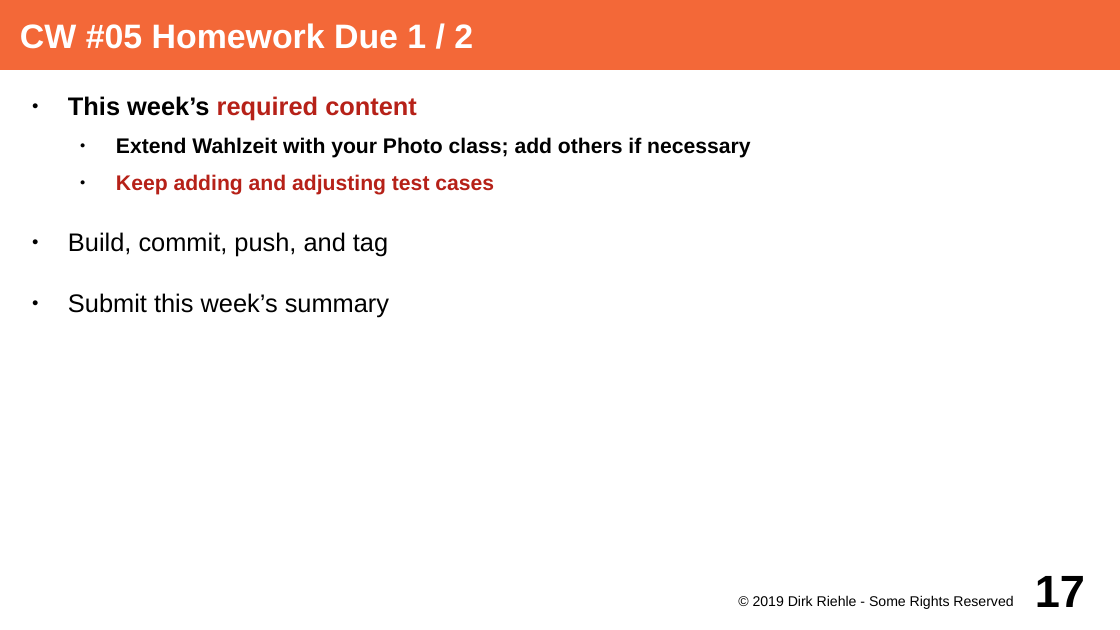
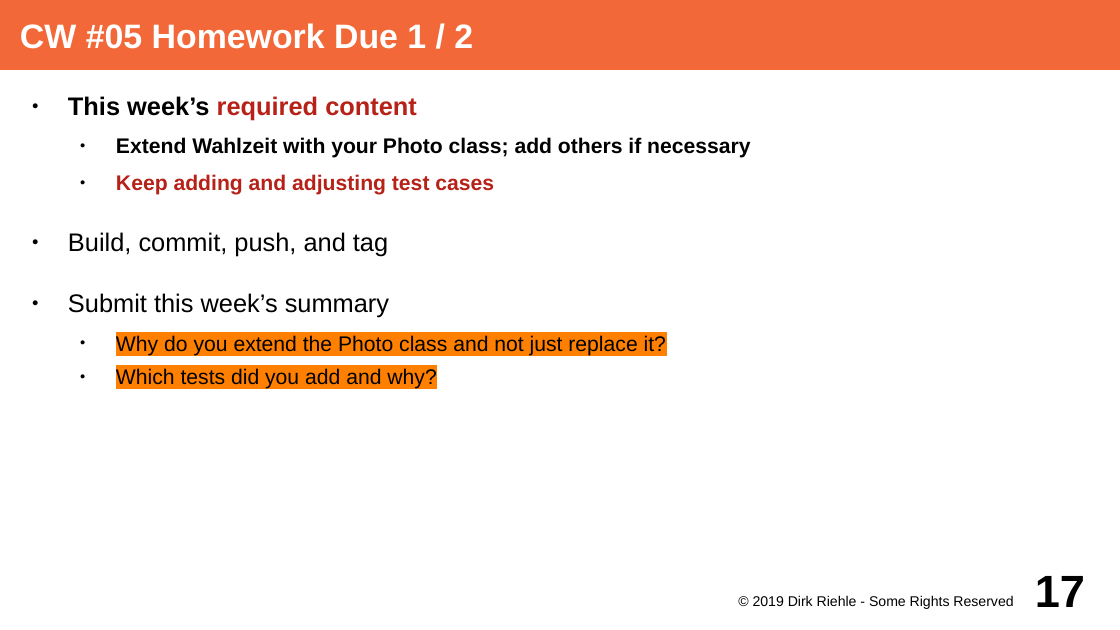
Before and after one commit to dirkriehle/adap-course, a slide deck: slide 17 of Lecture Slides/ADAP A02 - Course Schedule.odp. Drawn at 1120x630 pixels with LibreOffice and Linux fonts; fonts in the diff are those of the drawing. Boxes give left, top, right and bottom in pixels: in the first picture for what was removed or moved away, otherwise in the second. Text is boxed around its words. In the diff, an @@ line names an element or a change of style, - is before the commit and + after.

```diff
--- a/Lecture Slides/ADAP A02 - Course Schedule.odp
+++ b/Lecture Slides/ADAP A02 - Course Schedule.odp
@@ text at (x1=116, y1=335, x2=666, y2=389): paragraphs added @@
+  ● Why do you extend the Photo class and not just replace it?
+  ● Which tests did you add and why?
```
Also in this commit, not shown: 1 other slide changed.
